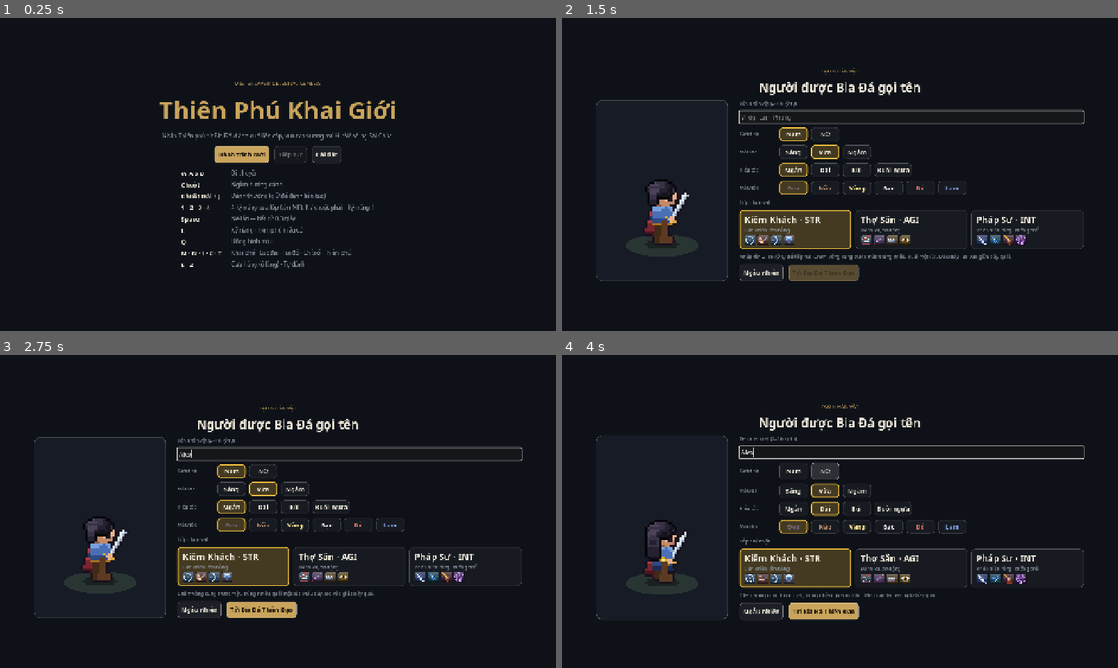
Above: before the commit, frames 1-4 (two rows, left to right).
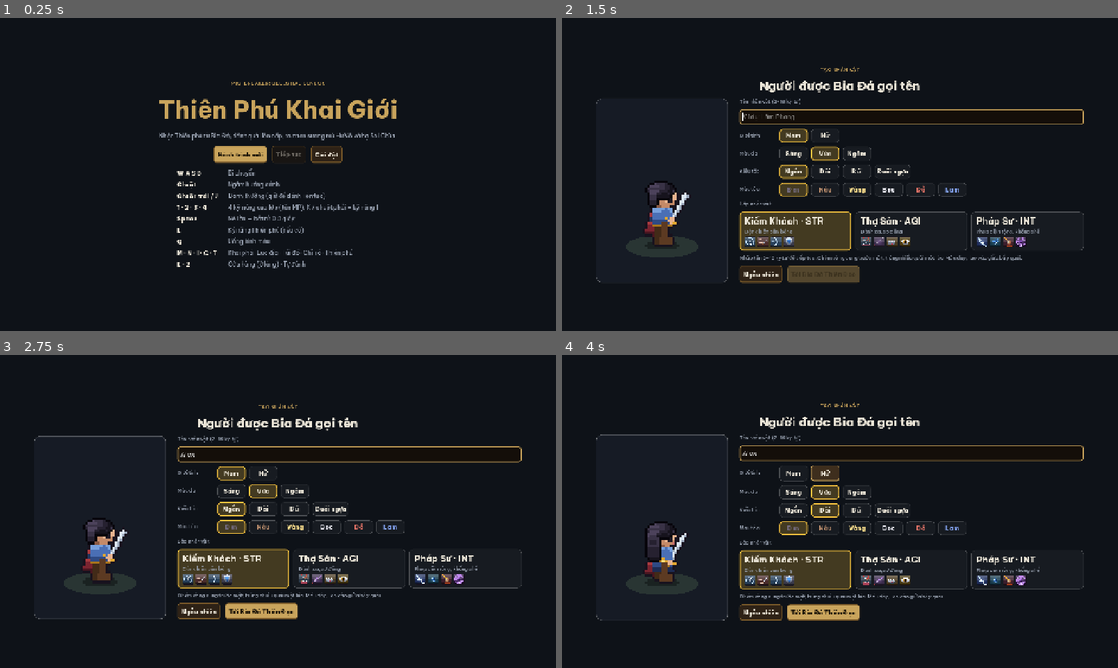
Above: after the commit, the same moments.

Repository: VinhNV8/Mistbreaker-Celestial-Genesis
Game: Godot game, scene res://scenes/main.tscn
Same seed, same stepped clock (60 frames per second), same inputs: the game is played once before the commit and once after it.
Inputs (mouse positions are in pixels of both pictures, inside the frame that each line leads up to):
- Up to frame 1 (0.25 s): no input
- Up to frame 2 (1.5 s): click "Hành trình mới" at 0.5 s; click "Bỏ qua" at 1.25 s
- Up to frame 3 (2.75 s): click (350, 455) at 2.02 s; type "Alex" at 2.1 s
- Up to frame 4 (4 s): click "Nam" at 2.75 s; click "Nữ" at 3.5 s

The runs differ from the first frame. In frame 1, 3.4% of the frame differs, in the area x 28-72%, y 20-80%; in frame 2, 6.5%; in frame 3, 7.0%, in the area x 6-94%, y 15-85%; in frame 4, 6.0%.

Commit message:
DH-11: khung giao diện trang trí cho mọi bảng + HUD (ui/frame_box.gd), nút gỗ/vàng nổi khối, font chính thức Be Vietnam Pro (OFL) đóng gói kèm game; ẩn số hồi chiêu 0.0
Co-Authored-By: Claude Opus 5.5 <noreply@anthropic.com>

Diff:
--- /dev/null
+++ b/godot/scripts/ui/frame_box.gd
@@ -0,0 +1,78 @@
+extends StyleBox
+## DH-11: nền bảng kiểu khung trang trí (cùng phong cách thanh kỹ năng): nền gỗ tối, viền vàng 2 lớp,
+## hoa văn 4 góc, hạt kim cương giữa cạnh trên/dưới. Dùng làm StyleBox nên mọi PanelContainer dùng theme
+## "SolidPanel" (bảng phủ: túi đồ, cửa hàng, chỉ số…) hay "FramePanel" (HUD) đổi theo, không phải sửa từng bảng.
+
+const GOLD_DARK := Color("#7a5a2a")
+const GOLD := Color("#c9a45c")
+const GOLD_LIGHT := Color("#f3d27a")
+
+var bg := Color("#22180f")
+var corner := 14
+## "large" (bảng phủ) | "small" (khung HUD: hoa văn nhỏ, không hạt giữa cạnh)
+var size_kind := "large"
+
+var _base: StyleBoxFlat
+var _inner: StyleBoxFlat
+
+
+## Dùng: FrameBox.new().setup(màu nền, lề trong, "large" | "small").
+func setup(bg_color: Color, margin := 20, kind := "large") -> StyleBox:
+	bg = bg_color
+	size_kind = kind
+	corner = 14 if kind == "large" else 10
+	set_content_margin_all(margin)
+	_build()
+	return self
+
+
+func _build() -> void:
+	_base = StyleBoxFlat.new()
+	_base.bg_color = bg
+	_base.set_corner_radius_all(corner)
+	_base.set_border_width_all(3 if size_kind == "large" else 2)
+	_base.border_color = GOLD_DARK
+	_base.shadow_color = Color(0, 0, 0, 0.4)
+	_base.shadow_size = 8 if size_kind == "large" else 3
+	_inner = StyleBoxFlat.new()
+	_inner.draw_center = false
+	_inner.set_corner_radius_all(maxi(2, corner - 4))
+	_inner.set_border_width_all(1)
+	_inner.border_color = Color(GOLD, 0.5)
+
+
+func _draw(ci: RID, rect: Rect2) -> void:
+	if _base == null:
+		_build()
+	_base.draw(ci, rect)
+	var inset := 5.0 if size_kind == "large" else 4.0
+	_inner.draw(ci, rect.grow(-inset))
+	# vệt sáng mảnh dưới mép trên — gợi khối gỗ
+	var rs := RenderingServer
+	rs.canvas_item_add_line(ci, rect.position + Vector2(corner + 6, inset + 2), Vector2(rect.end.x - corner - 6, rect.position.y + inset + 2),
+		Color(1, 0.9, 0.7, 0.06), 2.0)
+	var s := 1.0 if size_kind == "large" else 0.65
+	var p := rect.position
+	var e := rect.end
+	for c in [[p + Vector2(9, 9) * s, Vector2(1, 1)], [Vector2(e.x, p.y) + Vector2(-9, 9) * s, Vector2(-1, 1)],
+			[e + Vector2(-9, -9) * s, Vector2(-1, -1)], [Vector2(p.x, e.y) + Vector2(9, -9) * s, Vector2(1, -1)]]:
+		var at: Vector2 = c[0]
+		var d: Vector2 = c[1]
+		# góc: 2 thanh vàng chữ L + hạt kim cương
+		rs.canvas_item_add_line(ci, at, at + Vector2(d.x * 16.0 * s, 0), GOLD, 2.0)
+		rs.canvas_item_add_line(ci, at, at + Vector2(0, d.y * 16.0 * s), GOLD, 2.0)
+		rs.canvas_item_add_line(ci, at + d * 4.0 * s, at + d * 4.0 * s + Vector2(d.x * 8.0 * s, 0), Color(GOLD_LIGHT, 0.7), 1.0)
+		rs.canvas_item_add_line(ci, at + d * 4.0 * s, at + d * 4.0 * s + Vector2(0, d.y * 8.0 * s), Color(GOLD_LIGHT, 0.7), 1.0)
+		_diamond(ci, at, 4.0 * s, GOLD_LIGHT)
+	if size_kind == "large" and rect.size.x > 160.0:
+		var cx := rect.get_center().x
+		_diamond(ci, Vector2(cx, p.y + 1.5), 5.0, GOLD)
+		_diamond(ci, Vector2(cx, p.y + 1.5), 2.5, GOLD_LIGHT)
+		_diamond(ci, Vector2(cx, e.y - 1.5), 4.0, GOLD)
+		rs.canvas_item_add_line(ci, Vector2(cx - 40, p.y + 1.5), Vector2(cx - 9, p.y + 1.5), GOLD_LIGHT, 1.0)
+		rs.canvas_item_add_line(ci, Vector2(cx + 9, p.y + 1.5), Vector2(cx + 40, p.y + 1.5), GOLD_LIGHT, 1.0)
+
+
+static func _diamond(ci: RID, p: Vector2, s: float, col: Color) -> void:
+	RenderingServer.canvas_item_add_polygon(ci, PackedVector2Array([p + Vector2(0, -s), p + Vector2(s, 0), p + Vector2(0, s), p + Vector2(-s, 0)]),
+		PackedColorArray([col]))
--- a/godot/scripts/ui/skill_bar.gd
+++ b/godot/scripts/ui/skill_bar.gd
@@ -152,7 +152,8 @@
 	draw_arc(c, R + 1.5, PI * 1.05, PI * 1.45, 12, Color(1, 1, 1, 0.55), 1.5, true)
 	var f := UiTheme.bold_font()
 	var cd_text: String = d.get("cd_text", "")
-	if cd_text != "":
+	# số giây làm tròn về 0 ("0.0", "0") thì không hiện
+	if cd_text != "" and cd_text.to_float() > 0.0:
 		_text_center(f, c + Vector2(0, 7), cd_text, 20, Color.WHITE)
 	# nhãn phím: viên thuốc ở góc dưới phải
 	var key: String = d.get("key", "")
--- a/godot/scripts/ui/ui_theme.gd
+++ b/godot/scripts/ui/ui_theme.gd
@@ -12,6 +12,15 @@
 static var PANEL_SOLID := Color("#161b25")
 static var LINE := Color(1, 1, 1, 0.1)
 
+## DH-11: font chính thức đóng gói kèm game (Be Vietnam Pro, giấy phép OFL — assets/fonts/OFL.txt).
+const FONT_MEDIUM := "res://assets/fonts/BeVietnamPro-Medium.ttf"
+const FONT_BOLD := "res://assets/fonts/BeVietnamPro-ExtraBold.ttf"
+const FrameBox = preload("res://scripts/ui/frame_box.gd")
+## Màu khung gỗ / vàng (DH-11, cùng thanh kỹ năng).
+static var WOOD := Color("#22180f")
+static var WOOD_HUD := Color(0.11, 0.08, 0.05, 0.86)
+static var GOLD_DARK := Color("#7a5a2a")
+
 static var _font: Font
 static var _bold: Font
 static var _theme: Theme
@@ -20,14 +29,26 @@
 ## Font hệ thống có đủ dấu tiếng Việt (Segoe UI trên Windows); thiếu thì Godot tự dùng font dự phòng.
 static func font() -> Font:
 	if _font == null:
-		_font = _system_font(500)
+		_font = _file_font(FONT_MEDIUM, 500)
 	return _font
 
 
 static func bold_font() -> Font:
 	if _bold == null:
-		_bold = _system_font(800)
+		_bold = _file_font(FONT_BOLD, 800)
 	return _bold
+
+
+## Font trong assets/fonts; thiếu file thì dùng font hệ thống. Font hệ thống làm dự phòng cho ký tự lạ (biểu tượng ✦ ◆ …).
+static func _file_font(path: String, weight: int) -> Font:
+	if not ResourceLoader.exists(path):
+		return _system_font(weight)
+	var f = load(path)
+	if not (f is FontFile):
+		return _system_font(weight)
+	var ff: FontFile = (f as FontFile).duplicate()
+	ff.fallbacks = [_system_font(weight)]
+	return ff
 
 
 static func _system_font(weight: int) -> SystemFont:
@@ -54,9 +75,10 @@
 	t.default_font = font()
 	t.default_font_size = 15
 
-	t.set_stylebox("panel", "PanelContainer", box(PANEL))
+	# DH-11: khung trang trí — bảng phủ (SolidPanel) khung lớn, khung HUD (PanelContainer) khung nhỏ.
+	t.set_stylebox("panel", "PanelContainer", FrameBox.new().setup(WOOD_HUD, 12, "small"))
 	t.set_type_variation("SolidPanel", "PanelContainer")
-	t.set_stylebox("panel", "SolidPanel", box(PANEL_SOLID, 14, 1, LINE, 20))
+	t.set_stylebox("panel", "SolidPanel", FrameBox.new().setup(WOOD, 22, "large"))
 	for tone in [["LogInfo", MUTED], ["LogGood", GOOD], ["LogBad", BAD]]:
 		var sb := box(PANEL, 8, 0, LINE, 8)
 		sb.border_width_left = 3
@@ -75,9 +97,12 @@
 	t.set_color("font_outline_color", "HudLabel", Color(0, 0, 0, 0.85))
 	t.set_constant("outline_size", "HudLabel", 5)
 
-	_button_styles(t, "Button", Color(1, 1, 1, 0.06), Color(1, 1, 1, 0.13), TEXT)
+	# DH-11: nút gỗ viền vàng; nút chính màu vàng có gờ dưới tối (nổi khối).
+	_button_styles(t, "Button", Color("#2e2216"), Color("#3e2e1d"), TEXT, GOLD_DARK, ACCENT)
 	t.set_type_variation("PrimaryButton", "Button")
-	_button_styles(t, "PrimaryButton", Color("#c9a45c"), Color("#dfbd78"), Color("#1b1408"))
+	_button_styles(t, "PrimaryButton", Color("#c9a45c"), Color("#e0bf7c"), Color("#1b1408"), Color("#7a5a2a"), Color("#f3d27a"))
+	t.set_stylebox("normal", "LineEdit", box(Color("#140e09"), 6, 1, GOLD_DARK, 8))
+	t.set_stylebox("focus", "LineEdit", box(Color("#140e09"), 6, 2, ACCENT, 8))
 
 	t.set_stylebox("background", "ProgressBar", box(Color(0, 0, 0, 0.55), 5, 0, LINE, 0))
 	for bar in [["HpBar", Color("#e0484f")], ["ExpBar", Color("#4a9df8")], ["MpBar", Color("#7a6cf0")], ["BossBar", Color("#8a63e6")], ["PoiseBar", GOLD]]:
@@ -87,12 +112,15 @@
 	return t
 
 
-static func _button_styles(t: Theme, type_name: String, normal: Color, hover: Color, text: Color) -> void:
-	var border := Color(1, 1, 1, 0.18)
-	t.set_stylebox("normal", type_name, box(normal, 8, 1, border, 10))
-	t.set_stylebox("hover", type_name, box(hover, 8, 1, Color(1, 1, 1, 0.3), 10))
-	t.set_stylebox("pressed", type_name, box(hover.darkened(0.15), 8, 1, border, 10))
-	t.set_stylebox("disabled", type_name, box(Color(normal, normal.a * 0.4), 8, 1, Color(border, 0.08), 10))
+static func _button_styles(t: Theme, type_name: String, normal: Color, hover: Color, text: Color,
+		border := Color(1, 1, 1, 0.18), hover_border := Color(1, 1, 1, 0.3)) -> void:
+	t.set_stylebox("normal", type_name, _bevel(normal, border))
+	t.set_stylebox("hover", type_name, _bevel(hover, hover_border))
+	var pressed := box(hover.darkened(0.15), 6, 1, border, 10)
+	pressed.content_margin_top = 11
+	pressed.content_margin_bottom = 9
+	t.set_stylebox("pressed", type_name, pressed)
+	t.set_stylebox("disabled", type_name, box(Color(normal.darkened(0.3), 0.55), 6, 1, Color(border, 0.35), 10))
 	t.set_stylebox("focus", type_name, StyleBoxEmpty.new())
 	t.set_color("font_color", type_name, text)
 	t.set_color("font_hover_color", type_name, text)
@@ -100,6 +128,14 @@
 	t.set_color("font_focus_color", type_name, text)
 	t.set_color("font_disabled_color", type_name, Color(text, 0.4))
 	t.set_font("font", type_name, bold_font())
+
+
+## Nút nổi khối: gờ dưới dày, tối hơn viền.
+static func _bevel(bg: Color, border: Color) -> StyleBoxFlat:
+	var sb := box(bg, 6, 1, border, 10)
+	sb.border_width_bottom = 3
+	sb.content_margin_bottom = 8
+	return sb
 
 
 # ------------------------------------------------------------------ dựng nhanh
Binary file added: godot/assets/fonts/BeVietnamPro-ExtraBold.ttf
Not shown, added: godot/assets/fonts/BeVietnamPro-ExtraBold.ttf.import
Binary file added: godot/assets/fonts/BeVietnamPro-Medium.ttf
Not shown, added: godot/assets/fonts/BeVietnamPro-Medium.ttf.import
Not shown, added: godot/assets/fonts/OFL.txt
Not shown, added: godot/scripts/ui/frame_box.gd.uid
Not shown, changed: docs/02-technical-spec.md
Not shown, changed: docs/04-ke-hoach-tien-do.md
Not shown, changed: docs/07-do-hoa-ke-hoach.md
